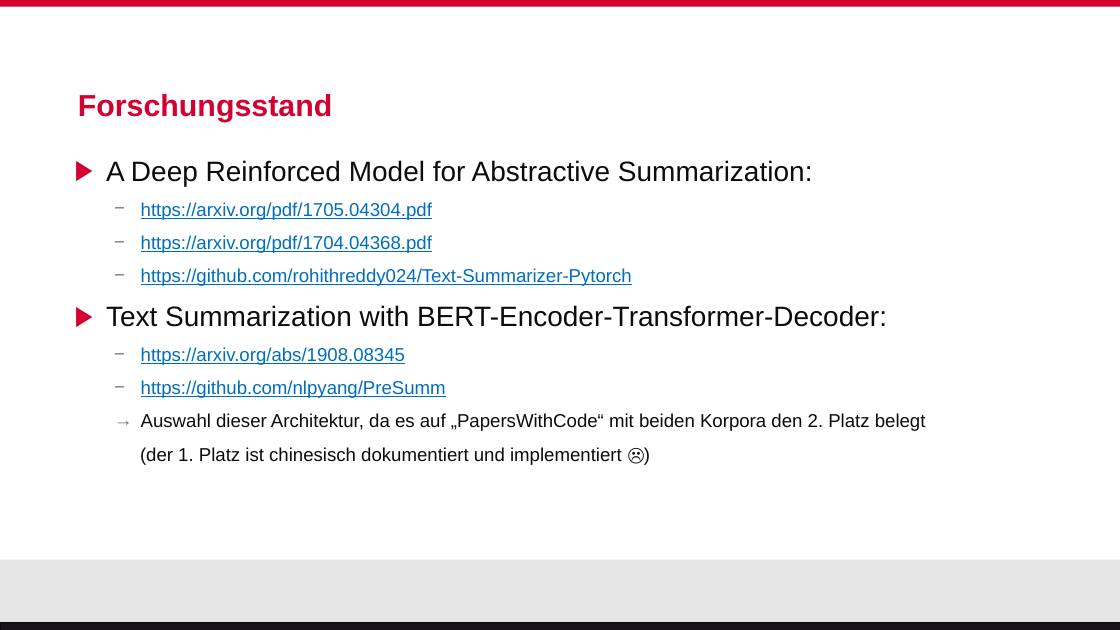
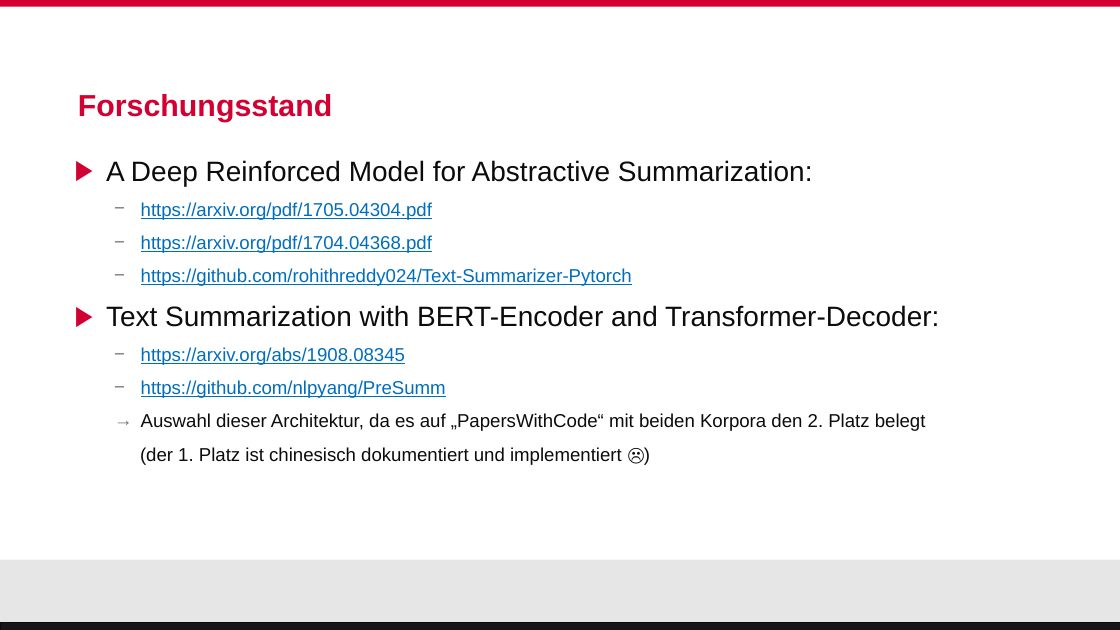
Before and after one commit to DidiDerDenker/ATS, a slide deck: slide 9 of Thesis/Präsentation Vorarbeiten Vogel.pptx. Drawn at 1120x630 pixels with LibreOffice and Linux fonts; fonts in the diff are those of the drawing; background and template pictures are left out. Boxes give left, top, right and bottom in pixels: in the first picture for what was removed or moved away, otherwise in the second. Text is boxed around its words. In the diff, an @@ line names an element or a change of style, - is before the commit and + after.

```diff
--- a/Thesis/Präsentation Vorarbeiten Vogel.pptx
+++ b/Thesis/Präsentation Vorarbeiten Vogel.pptx
@@ text at <box>106,305,939,327</box>: text changed @@
-▶ Text Summarization with BERT-Encoder-Transformer-Decoder:
+▶ Text Summarization with BERT-Encoder and Transformer-Decoder:
```
Also in this commit, not shown: 1 other slide changed, 8 other files.
